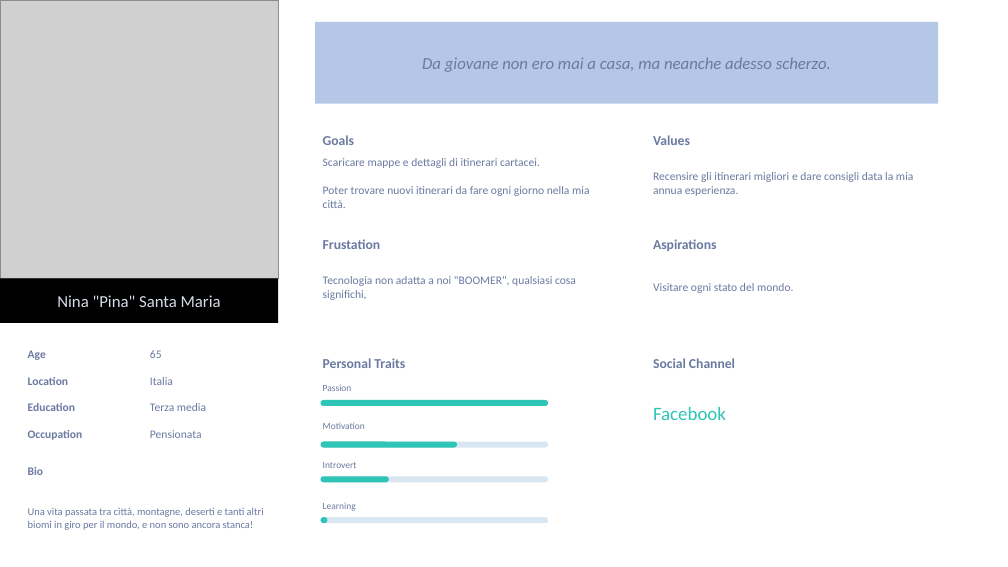
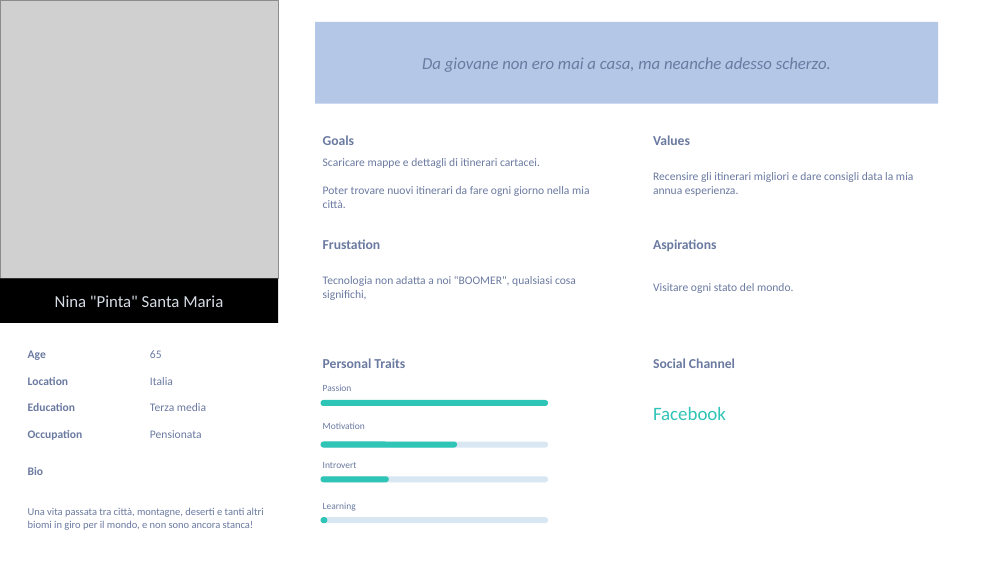
Before and after one commit to Endless077/NaTour21, a slide deck: slide 1 of Parte 1 - Documento dei Requisiti Software/F1 - Modello Funzionale/Personas/User Persona Nina Pina Santa Maria.pptx. Drawn at 1008x567 pixels with LibreOffice and Linux fonts; fonts in the diff are those of the drawing; grey boxes stand for pictures. Boxes give left, top, right and bottom in pixels: in the first picture for what was removed or moved away, otherwise in the second. Text is boxed around its words. In the diff, an @@ line names an element or a change of style, - is before the commit and + after.

```diff
--- a/Parte 1 - Documento dei Requisiti Software/F1 - Modello Funzionale/Personas/User Persona Nina Pina Santa Maria.pptx
+++ b/Parte 1 - Documento dei Requisiti Software/F1 - Modello Funzionale/Personas/User Persona Nina Pina Santa Maria.pptx
@@ text in rectangle at box(55, 295, 223, 307): text changed @@
-Nina "Pina" Santa Maria
+Nina "Pinta" Santa Maria
```
Also in this commit, not shown: 15 other files.
